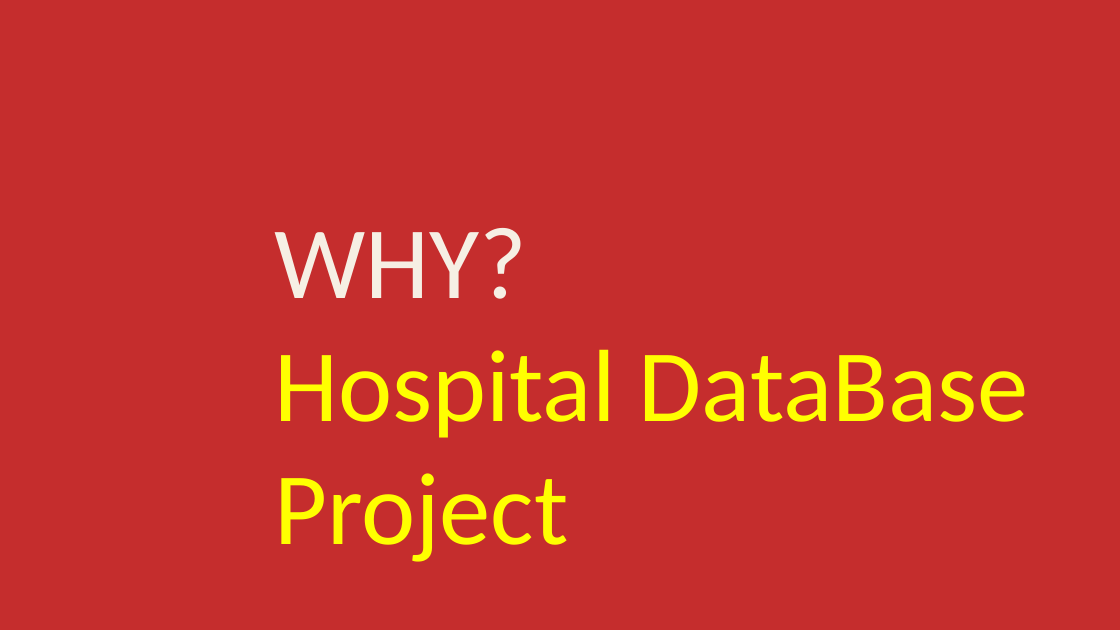
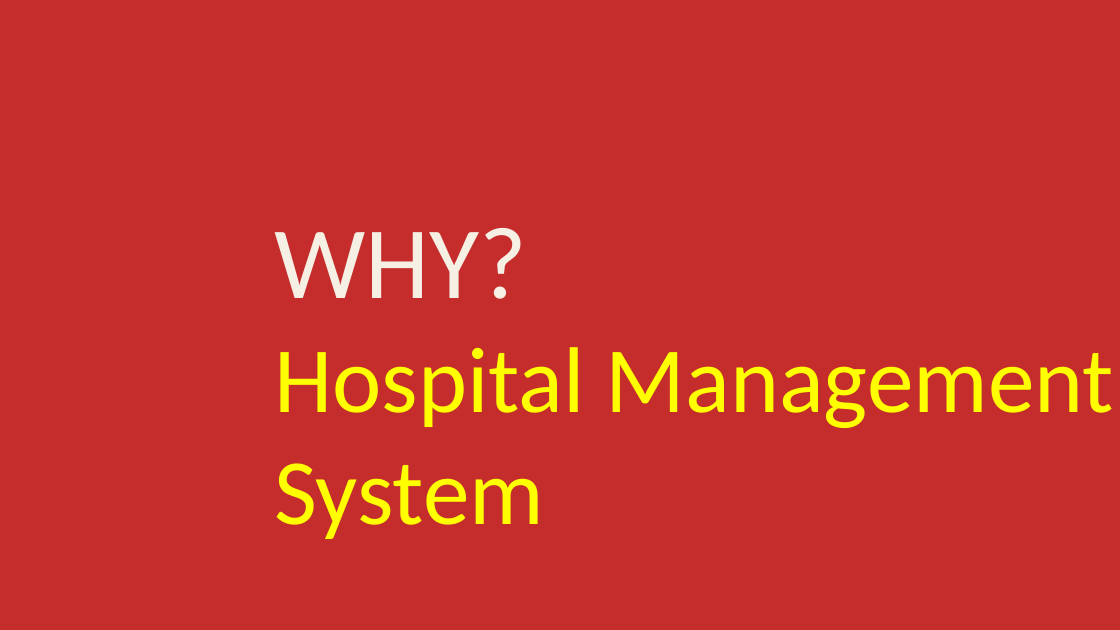
Before and after one commit to erkanati/final_sql, a slide deck: slide 2 of just a slide.pptx. Drawn at 1120x630 pixels with LibreOffice and Linux fonts; fonts in the diff are those of the drawing. Boxes give left, top, right and bottom in pixels: in the first picture for what was removed or moved away, otherwise in the second. Text is boxed around its words. In the diff, an @@ line names an element or a change of style, - is before the commit and + after.

```diff
--- a/just a slide.pptx
+++ b/just a slide.pptx
@@ text at [274, 347, 1114, 539]: text changed; size 66 to 60 pt @@
-Hospital DataBase Project
+Hospital Management System
```
Also in this commit, not shown: 1 other slide changed, 13 other files.
